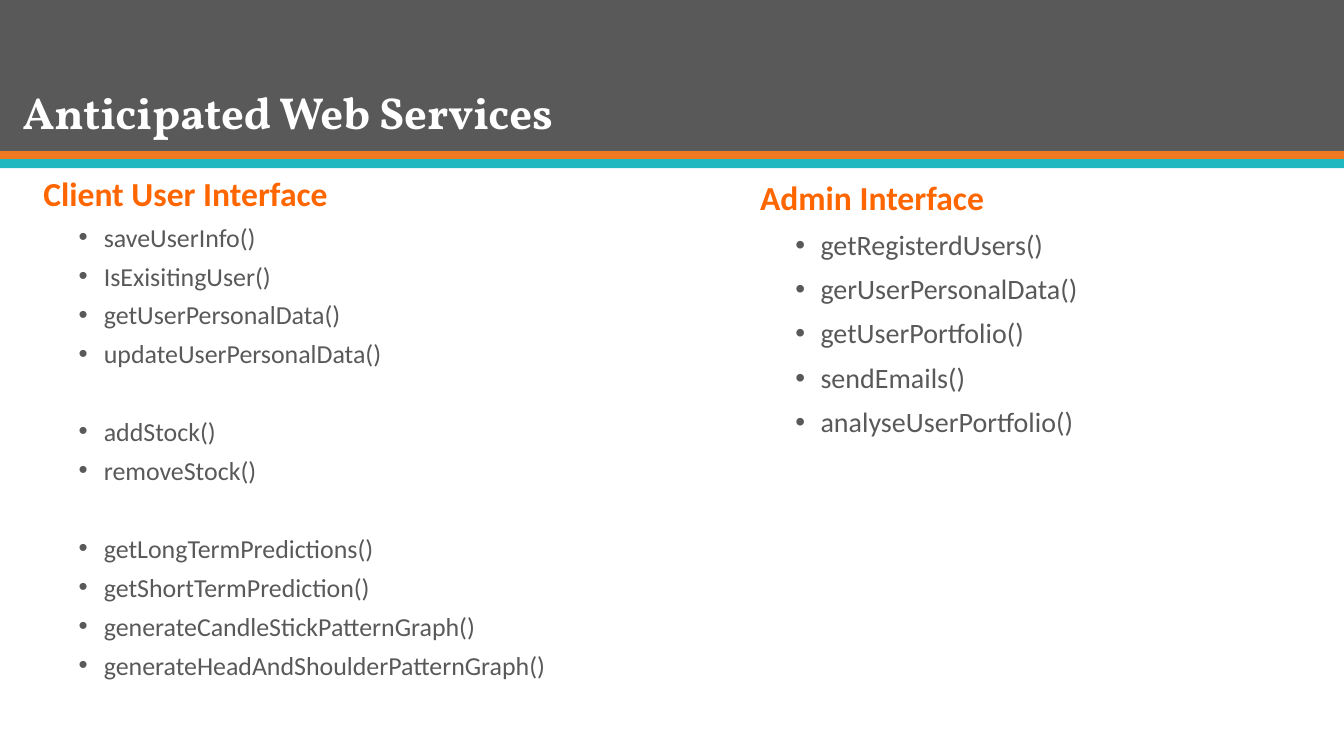
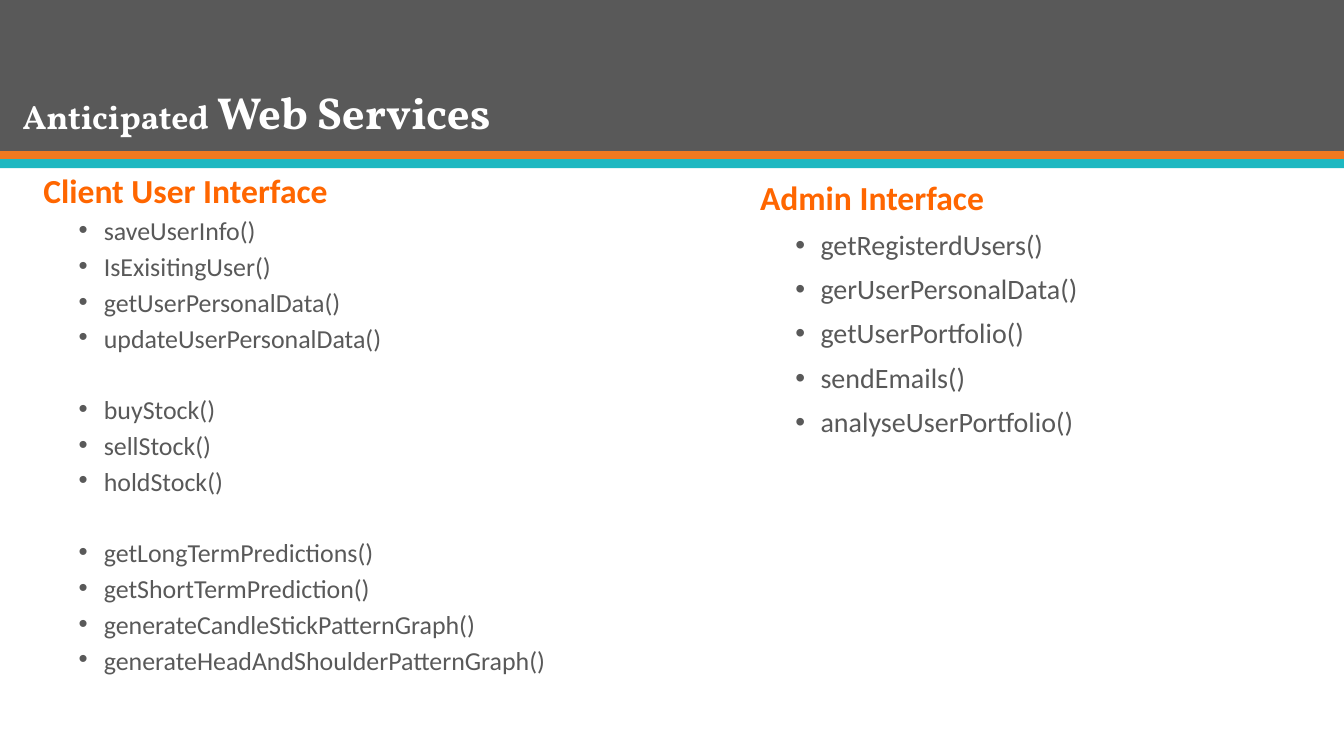
Before and after one commit to mJaiswal/Stock-Market-Prediction-Project, a slide deck: slide 18 of All Documentation/Presentations/Group 13 - ECE 568 - Final Project Preliminary Presentation.pptx. Drawn at 1344x756 pixels with LibreOffice and Linux fonts; fonts in the diff are those of the drawing. Boxes give left, top, right and bottom in pixels: in the first picture for what was removed or moved away, otherwise in the second. Text is boxed around its words. In the diff, an @@ line names an element or a change of style, - is before the commit and + after.

```diff
--- a/All Documentation/Presentations/Group 13 - ECE 568 - Final Project Preliminary Presentation.pptx
+++ b/All Documentation/Presentations/Group 13 - ECE 568 - Final Project Preliminary Presentation.pptx
@@ title "Anticipated Web Services" at <box>23,97,491,137</box>: size 32 to 24 pt in "Anticipated" @@
@@ text at <box>43,179,545,675</box>: line spacing 0.8 to 0.7 @@
@@ text at <box>104,400,223,495</box>: text changed @@
-  • addStock()
-  • removeStock()
+  • buyStock()
+  • sellStock()
+  • holdStock()
```
Also in this commit, not shown: 3 other slides changed, 1 other file.
